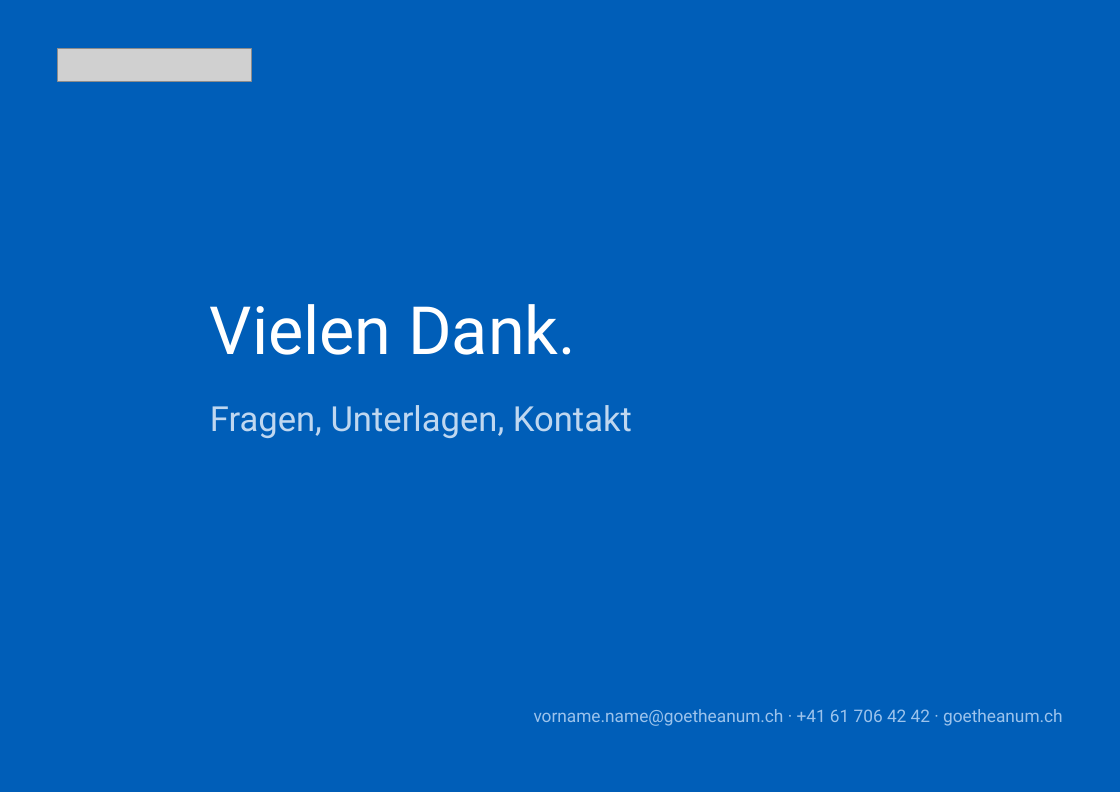
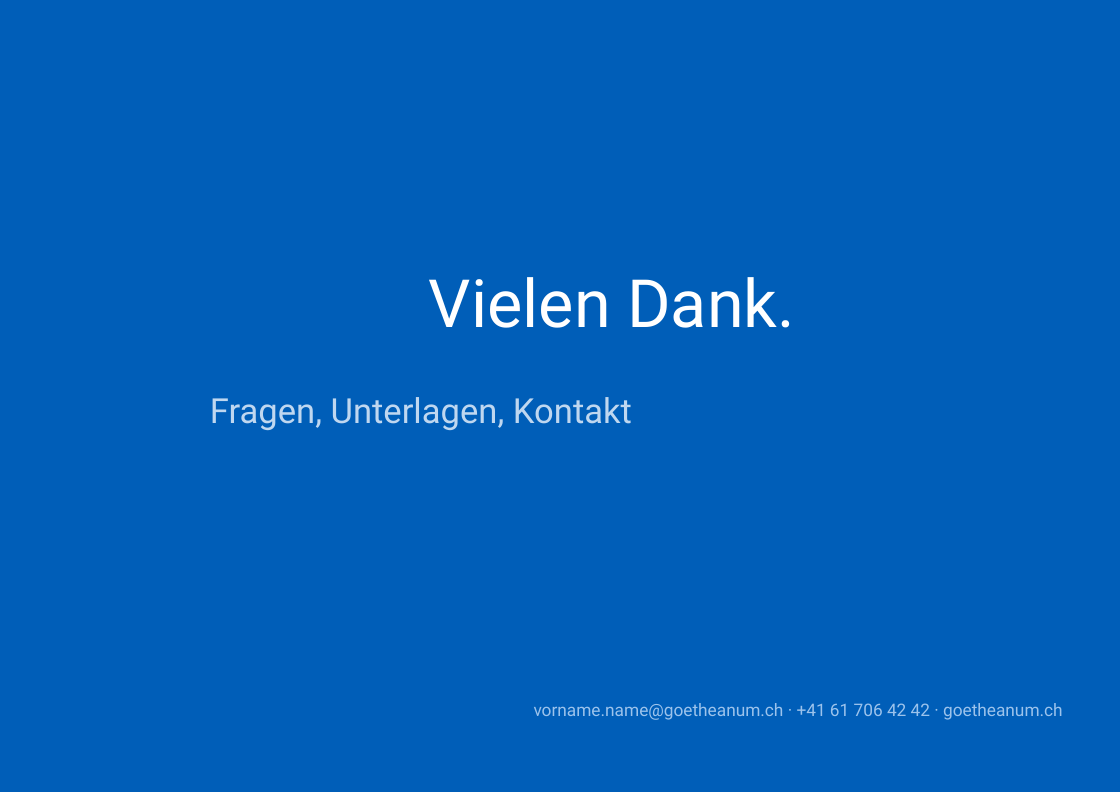
Before and after one commit to phtok/goeloggen, a slide deck: slide 15 of assets/templates/GoetheanumVorlageA4.pptx. Drawn at 1120x792 pixels with LibreOffice and Linux fonts; fonts in the diff are those of the drawing; grey boxes stand for pictures; background and template pictures are left out. Boxes give left, top, right and bottom in pixels: in the first picture for what was removed or moved away, otherwise in the second. Text is boxed around its words. In the diff, an @@ line names an element or a change of style, - is before the commit and + after.

```diff
--- a/assets/templates/GoetheanumVorlageA4.pptx
+++ b/assets/templates/GoetheanumVorlageA4.pptx
@@ picture removed at box(57, 49, 251, 81) @@
@@ title "Vielen Dank." at box(429, 277, 795, 328): alignment left to centre; vertical alignment middle to top @@
@@ text "Fragen, Unterlagen, Kontakt" at box(210, 397, 632, 430): more space between paragraphs; vertical alignment middle to top @@
@@ text "vorname.name@goetheanum.ch · +41 61 706 ..." at box(534, 703, 1063, 720): more space between paragraphs; vertical alignment middle to top @@
```
Also in this commit, not shown: 13 other slides changed, 1 slide added, 1 slide removed, 2 other files.
